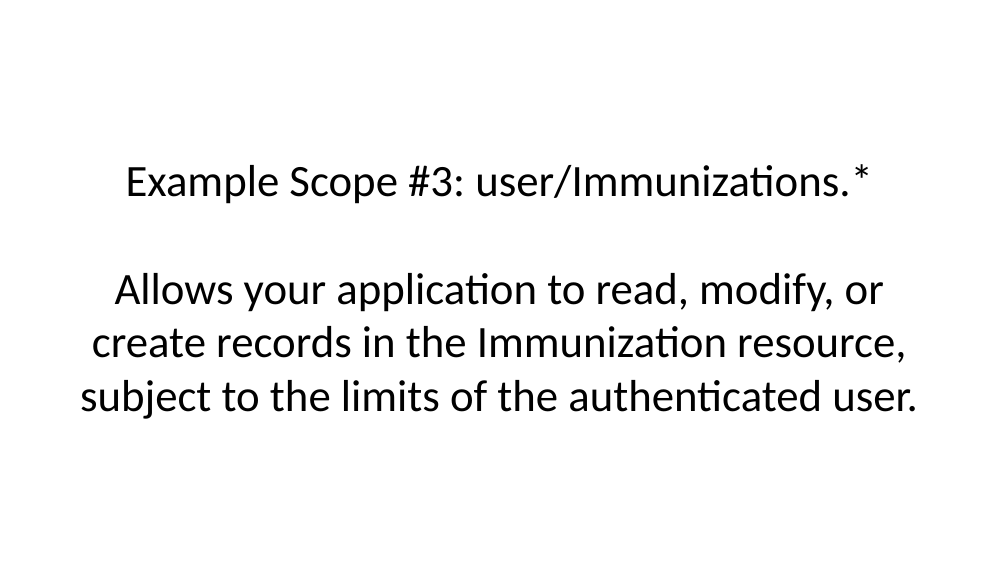
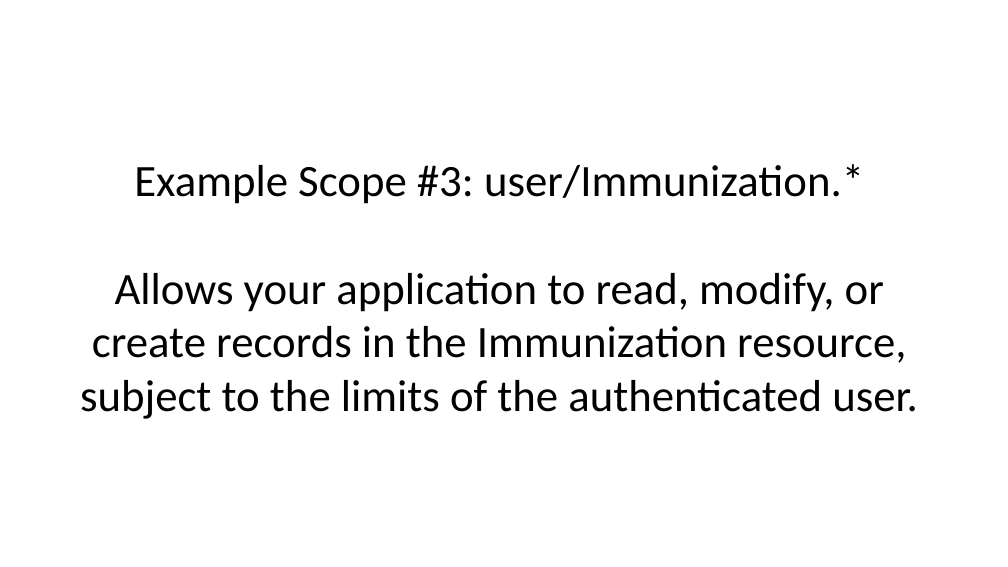
Before and after one commit to BH018364/SMART-on-FHIR-Training, a slide deck: slide 65 of smart-authorization-presentation.pptx. Drawn at 1008x567 pixels with LibreOffice and Linux fonts; fonts in the diff are those of the drawing. Boxes give left, top, right and bottom in pixels: in the first picture for what was removed or moved away, otherwise in the second. Text is boxed around its words. In the diff, an @@ line names an element or a change of style, - is before the commit and + after.

```diff
--- a/smart-authorization-presentation.pptx
+++ b/smart-authorization-presentation.pptx
@@ text at (x1=134, y1=164, x2=864, y2=204): text changed @@
-Example Scope #3: user/Immunizations.*
+Example Scope #3: user/Immunization.*
```
Also in this commit, not shown: 3 other slides changed, 1 slide removed.
